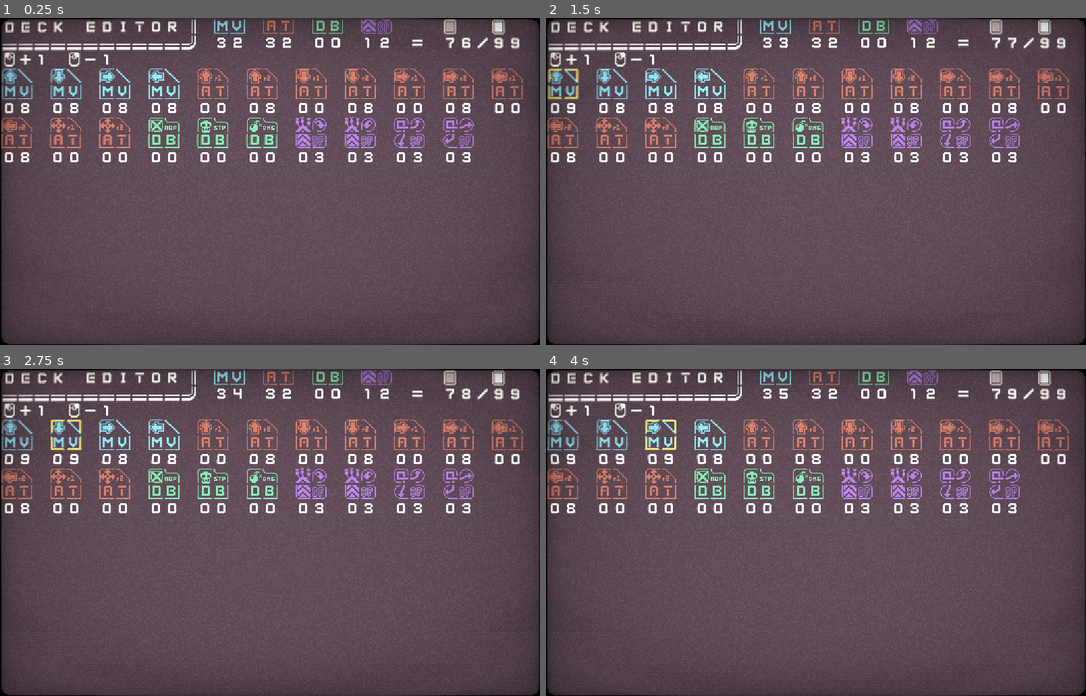
Above: before the commit, frames 1-4 (two rows, left to right).
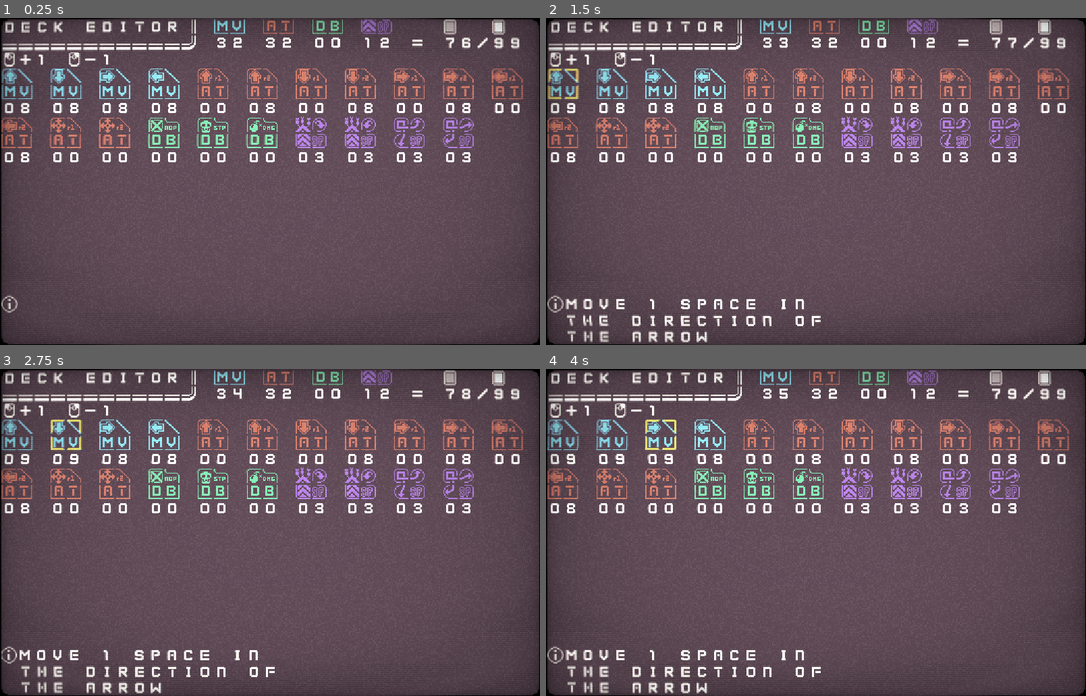
Above: after the commit, the same moments.

Repository: adam-bethell/RoboChess
Game: Godot game, scene res://DeckEditor.tscn
Two runs of this game, one before a commit and one after it. Both use one fixed random seed, a clock stepped at 60 frames per second and the inputs below. This scene is started directly instead of the project's main scene.
Inputs (mouse positions are in pixels of both pictures, inside the frame that each line leads up to):
- Up to frame 1 (0.25 s): no input
- Up to frame 2 (1.5 s): move the mouse to (562, 83) at 0.52 s; click (562, 83) at 0.6 s; tap Enter at 1.25 s; move the mouse to (562, 89) at 1.27 s; right-click (562, 89) at 1.35 s; click (562, 89) at 1.42 s
- Up to frame 3 (2.75 s): tap Space at 2 s; move the mouse to (64, 434) at 2.02 s; click (64, 434) at 2.1 s
- Up to frame 4 (4 s): move the mouse to (610, 440) at 2.77 s; right-click (610, 440) at 2.85 s; click (610, 440) at 2.92 s; move the mouse to (659, 434) at 3.52 s; click (659, 434) at 3.6 s

The runs differ from the first frame. In frame 1, less than 0.1% of the frame differs, in the area x 0-4%, y 84-91%; in frame 2, 1.4%; in frame 3, 1.4%, in the area x 0-51%, y 84-100%; in frame 4, 1.3%.

Commit message:
add info to deck editor

Diff:
--- a/DeckEditor.tscn
+++ b/DeckEditor.tscn
@@ -1,10 +1,11 @@
-[gd_scene load_steps=6 format=2]
+[gd_scene load_steps=7 format=2]
 
 [ext_resource path="res://tilemap.tres" type="TileSet" id=1]
 [ext_resource path="res://Scripts/DeckEditorCards.gd" type="Script" id=2]
 [ext_resource path="res://Scripts/DeckEditor.gd" type="Script" id=3]
 [ext_resource path="res://Scripts/DeckEditorMetrics.gd" type="Script" id=4]
 [ext_resource path="res://VHSShader.tscn" type="PackedScene" id=5]
+[ext_resource path="res://info.tscn" type="PackedScene" id=6]
 
 [node name="Deck Editor" type="Node2D"]
 script = ExtResource( 3 )
@@ -36,3 +37,5 @@
 script = ExtResource( 2 )
 
 [node name="VHSShader" parent="." instance=ExtResource( 5 )]
+
+[node name="info" parent="." instance=ExtResource( 6 )]
--- a/_GameController.tscn
+++ b/_GameController.tscn
@@ -1,9 +1,8 @@
-[gd_scene load_steps=6 format=2]
+[gd_scene load_steps=5 format=2]
 
 [ext_resource path="res://Scripts/GameController.gd" type="Script" id=1]
 [ext_resource path="res://VHSShader.tscn" type="PackedScene" id=2]
-[ext_resource path="res://tilemap.tres" type="TileSet" id=3]
-[ext_resource path="res://Scripts/info_viewer.gd" type="Script" id=4]
+[ext_resource path="res://info.tscn" type="PackedScene" id=3]
 [ext_resource path="res://Audio/RoboChess_Looped.wav" type="AudioStream" id=5]
 
 [node name="GameController" type="Node2D"]
@@ -11,13 +10,7 @@
 
 [node name="VHSShader" parent="." instance=ExtResource( 2 )]
 
-[node name="info" type="TileMap" parent="."]
-position = Vector2( 0, 272 )
-tile_set = ExtResource( 3 )
-cell_size = Vector2( 16, 16 )
-format = 1
-tile_data = PoolIntArray( 0, 144, 0 )
-script = ExtResource( 4 )
+[node name="info" parent="." instance=ExtResource( 3 )]
 
 [node name="AudioStreamPlayer" type="AudioStreamPlayer" parent="."]
 stream = ExtResource( 5 )
--- /dev/null
+++ b/info.tscn
@@ -0,0 +1,12 @@
+[gd_scene load_steps=3 format=2]
+
+[ext_resource path="res://tilemap.tres" type="TileSet" id=1]
+[ext_resource path="res://Scripts/info_viewer.gd" type="Script" id=2]
+
+[node name="info" type="TileMap"]
+position = Vector2( 0, 272 )
+tile_set = ExtResource( 1 )
+cell_size = Vector2( 16, 16 )
+format = 1
+tile_data = PoolIntArray( 0, 144, 0 )
+script = ExtResource( 2 )
